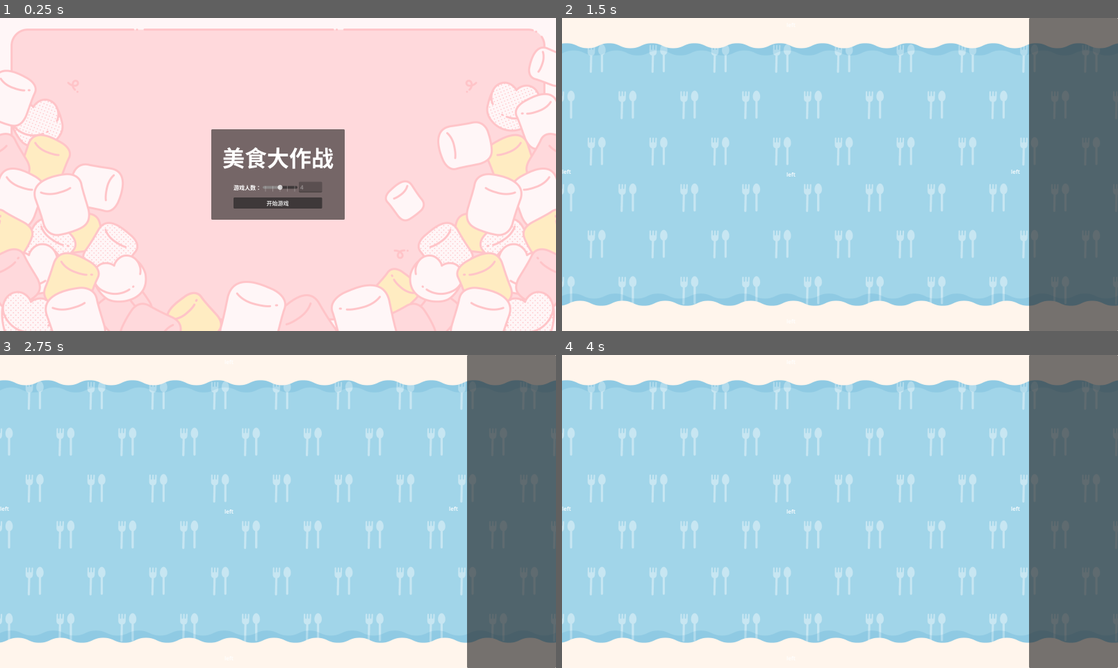
Above: before the commit, frames 1-4 (two rows, left to right).
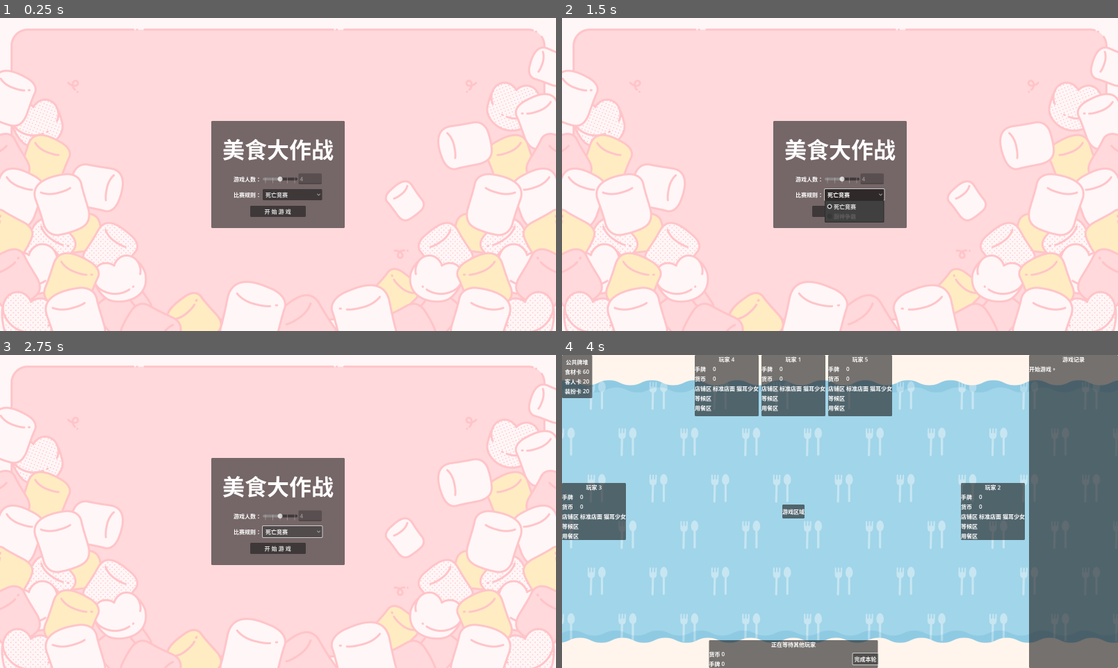
Above: after the commit, the same moments.

Repository: LautskyStudio/FoodCombat
Game: Godot game, scene res://scenes/home_screen.tscn
Same seed, same stepped clock (60 frames per second), same inputs: the game is played once before the commit and once after it.
Inputs (mouse positions are in pixels of both pictures, inside the frame that each line leads up to):
- Up to frame 1 (0.25 s): no input
- Up to frame 2 (1.5 s): click (856, 193) at 0.5 s, where only the run after the commit has a clickable "死亡竞赛"; click "开始游戏" (after the commit: "开 始 游 戏") at 1.25 s
- Up to frame 3 (2.75 s): click (294, 530) at 2 s, where only the run after the commit has a clickable "死亡竞赛"
- Up to frame 4 (4 s): click (840, 549) at 2.75 s, where only the run after the commit has a clickable "开 始 游 戏"; click (867, 658) at 3.5 s, where only the run after the commit has a clickable "完成本轮"

The runs differ from the first frame. In frame 1, 3.6% of the frame differs, in the area x 38-62%, y 32-68%; in frame 2, 94%, in the area x 0-100%, y 0-100%; in frame 3, 94%; in frame 4, 15%.

Commit message:
Hello, world!

Diff:
--- /dev/null
+++ b/autoloads/log.gd
@@ -0,0 +1,12 @@
+extends Node
+
+
+signal logged(message: String)
+
+
+var logs := []
+
+
+func push(message: String) -> void:
+	logs.push_back(message)
+	logged.emit(message)
--- a/autoloads/settings.gd
+++ b/autoloads/settings.gd
@@ -1,3 +1,4 @@
 extends Node
 
+
 var player_number := 4
--- /dev/null
+++ b/components/log_container.gd
@@ -0,0 +1,17 @@
+extends PanelContainer
+
+
+func _ready() -> void:
+	Log.logged.connect(_on_logged)
+	%LabelTemplate.hide()
+
+
+func _on_logged(message: String) -> void:
+	_add_log(message)
+
+
+func _add_log(message) -> void:
+	var label = %LabelTemplate.duplicate()
+	label.visible = true
+	label.text = message
+	%LogList.add_child(label)
--- /dev/null
+++ b/components/log_container.tscn
@@ -0,0 +1,34 @@
+[gd_scene load_steps=2 format=3 uid="uid://dpkj567j034ee"]
+
+[ext_resource type="Script" path="res://components/log_container.gd" id="1_nhgfy"]
+
+[node name="LogContainer" type="PanelContainer"]
+custom_minimum_size = Vector2(256, 0)
+anchors_preset = 9
+anchor_bottom = 1.0
+grow_vertical = 2
+script = ExtResource("1_nhgfy")
+
+[node name="VBoxContainer" type="VBoxContainer" parent="."]
+layout_mode = 2
+
+[node name="Label" type="Label" parent="VBoxContainer"]
+layout_mode = 2
+text = "游戏记录"
+horizontal_alignment = 1
+
+[node name="ScrollContainer" type="ScrollContainer" parent="VBoxContainer"]
+layout_mode = 2
+size_flags_vertical = 3
+
+[node name="LogList" type="VBoxContainer" parent="VBoxContainer/ScrollContainer"]
+unique_name_in_owner = true
+layout_mode = 2
+size_flags_horizontal = 3
+size_flags_vertical = 3
+
+[node name="LabelTemplate" type="Label" parent="VBoxContainer/ScrollContainer/LogList"]
+unique_name_in_owner = true
+layout_mode = 2
+text = "这是一条示例日志条目。"
+autowrap_mode = 3
--- a/models/base/card.gd
+++ b/models/base/card.gd
@@ -1,11 +1,38 @@
 @tool
+extends VBoxContainer
+class_name Card
 
-extends Control
-class_name Card
+
+signal card_selected(card: Card)
+
 
 @export var title := ""
 @export_multiline var description := ""
 
+@export var is_selected: bool:
+	set(value):
+		_is_selected = value
+		%IsSelectedCheckBox.button_pressed = value
+	get:
+		return _is_selected
+
+@export var is_highlighted: bool:
+	set(value):
+		_is_highlighted = value
+		%IsHighlightedCheckBox.button_pressed = value
+	get:
+		return _is_highlighted
+
+var _is_selected := false
+var _is_highlighted := false
+
+
 func _ready() -> void:
 	%TitleLabel.text = title
 	%DescriptionLabel.text = description
+
+	$SelectButton.connect("pressed", _on_select_button_pressed)
+
+
+func _on_select_button_pressed() -> void:
+	card_selected.emit(self)
--- a/models/base/card.tscn
+++ b/models/base/card.tscn
@@ -2,28 +2,73 @@
 
 [ext_resource type="Script" path="res://models/base/card.gd" id="1_euqif"]
 
-[node name="Card" type="Control"]
-layout_mode = 3
-anchors_preset = 0
+[node name="Card" type="VBoxContainer"]
+anchors_preset = 10
+anchor_right = 1.0
+offset_right = -1440.0
+offset_bottom = 270.0
+grow_horizontal = 2
 script = ExtResource("1_euqif")
-title = "Example Card"
-description = "This is just an example card, 蕴含着魔法力量的卡片。我们从不轻言放弃。"
+title = "示例卡片"
+description = "蕴含着美食力量的神秘卡片。"
+
+[node name="GridContainer" type="HBoxContainer" parent="."]
+layout_mode = 2
+
+[node name="HBoxContainer" type="HBoxContainer" parent="GridContainer"]
+layout_mode = 2
+size_flags_horizontal = 3
+
+[node name="Label" type="Label" parent="GridContainer/HBoxContainer"]
+layout_mode = 2
+size_flags_horizontal = 3
+text = "选中"
+
+[node name="IsSelectedCheckBox" type="CheckBox" parent="GridContainer/HBoxContainer"]
+unique_name_in_owner = true
+layout_mode = 2
+disabled = true
+
+[node name="HBoxContainer2" type="HBoxContainer" parent="GridContainer"]
+layout_mode = 2
+size_flags_horizontal = 3
+
+[node name="Label" type="Label" parent="GridContainer/HBoxContainer2"]
+layout_mode = 2
+size_flags_horizontal = 3
+text = "高亮"
+
+[node name="IsHighlightedCheckBox" type="CheckBox" parent="GridContainer/HBoxContainer2"]
+unique_name_in_owner = true
+layout_mode = 2
+disabled = true
 
 [node name="PanelContainer" type="PanelContainer" parent="."]
 custom_minimum_size = Vector2(160, 240)
-layout_mode = 0
-offset_right = 40.0
-offset_bottom = 40.0
-
-[node name="VBoxContainer" type="VBoxContainer" parent="PanelContainer"]
 layout_mode = 2
 
-[node name="TitleLabel" type="Label" parent="PanelContainer/VBoxContainer"]
+[node name="ScrollContainer" type="ScrollContainer" parent="PanelContainer"]
+layout_mode = 2
+
+[node name="VBoxContainer" type="VBoxContainer" parent="PanelContainer/ScrollContainer"]
+layout_mode = 2
+size_flags_horizontal = 3
+size_flags_vertical = 3
+
+[node name="TitleLabel" type="Label" parent="PanelContainer/ScrollContainer/VBoxContainer"]
 unique_name_in_owner = true
 layout_mode = 2
+text = "Example Card"
 horizontal_alignment = 1
 
-[node name="DescriptionLabel" type="Label" parent="PanelContainer/VBoxContainer"]
+[node name="DescriptionLabel" type="Label" parent="PanelContainer/ScrollContainer/VBoxContainer"]
 unique_name_in_owner = true
 layout_mode = 2
+text = "This is just an example card, 蕴含着魔法力量的卡片。我们从不轻言放弃。"
 autowrap_mode = 3
+
+[node name="SelectButton" type="Button" parent="."]
+custom_minimum_size = Vector2(60, 0)
+layout_mode = 2
+size_flags_horizontal = 4
+text = "选择"
--- /dev/null
+++ b/models/base/state.gd
@@ -0,0 +1,17 @@
+extends Node
+class_name State
+
+
+var state_machine: StateMachine
+
+
+func _init() -> void:
+	process_mode = Node.PROCESS_MODE_DISABLED
+
+
+func _enter(_args := {}) -> void:
+	pass
+
+
+func _exit() -> void:
+	pass
--- /dev/null
+++ b/models/base/state_machine.gd
@@ -0,0 +1,32 @@
+extends Node
+class_name StateMachine
+
+
+signal transitioned(state_name: String, state: State)
+
+
+@export var initial_state := NodePath()
+@onready var state: State = get_node(initial_state)
+
+
+func _ready() -> void:
+	await owner.ready
+	for child in get_children():
+		if child as State:
+			child.state_machine = self
+	state._enter()
+
+
+func transit_to(state_name: String, args := {}):
+	if (not has_node(state_name)) or not (get_node(state_name) as State):
+		push_error("State {%s} is not a valid state." % state_name)
+		return
+
+	var next_state: State = get_node(state_name)
+	state._exit()
+	state.process_mode = Node.PROCESS_MODE_DISABLED
+	state = next_state
+	state._enter(args)
+	state.process_mode = Node.PROCESS_MODE_ALWAYS
+
+	transitioned.emit(state_name, state)
--- /dev/null
+++ b/models/card_set/customers.tscn
@@ -0,0 +1,3 @@
+[gd_scene format=3 uid="uid://df7etlgmn8xsv"]
+
+[node name="customers" type="Node"]
--- /dev/null
+++ b/models/card_set/decorations.tscn
@@ -0,0 +1,3 @@
+[gd_scene format=3 uid="uid://bqies5tedksve"]
+
+[node name="decorations" type="Node"]
--- /dev/null
+++ b/models/card_set/foods.tscn
@@ -0,0 +1,3 @@
+[gd_scene format=3 uid="uid://6740g1sn1rfb"]
+
+[node name="foods" type="Node"]
--- /dev/null
+++ b/models/card_set/materials.tscn
@@ -0,0 +1,3 @@
+[gd_scene format=3 uid="uid://bpcmxcqvlpwbw"]
+
+[node name="materials" type="Node"]
--- /dev/null
+++ b/models/player/player.gd
@@ -0,0 +1,5 @@
+extends Node
+
+
+var hand_cards = []
+var hand_cards_dict = {}
--- a/project.godot
+++ b/project.godot
@@ -21,6 +21,7 @@
 [autoload]
 
 Settings="*res://autoloads/settings.gd"
+Log="*res://autoloads/log.gd"
 
 [display]
 
--- a/scenes/home_screen.tscn
+++ b/scenes/home_screen.tscn
@@ -57,14 +57,18 @@
 layout_mode = 2
 size_flags_horizontal = 4
 
-[node name="HBoxContainer" type="HBoxContainer" parent="PanelContainer/MarginContainer/VBoxContainer/VBoxContainer"]
+[node name="GridContainer" type="GridContainer" parent="PanelContainer/MarginContainer/VBoxContainer/VBoxContainer"]
 layout_mode = 2
+columns = 2
 
-[node name="Label" type="Label" parent="PanelContainer/MarginContainer/VBoxContainer/VBoxContainer/HBoxContainer"]
+[node name="Label" type="Label" parent="PanelContainer/MarginContainer/VBoxContainer/VBoxContainer/GridContainer"]
 layout_mode = 2
 text = "游戏人数："
 
-[node name="PlayerNumberSlider" type="HSlider" parent="PanelContainer/MarginContainer/VBoxContainer/VBoxContainer/HBoxContainer"]
+[node name="HBoxContainer" type="HBoxContainer" parent="PanelContainer/MarginContainer/VBoxContainer/VBoxContainer/GridContainer"]
+layout_mode = 2
+
+[node name="PlayerNumberSlider" type="HSlider" parent="PanelContainer/MarginContainer/VBoxContainer/VBoxContainer/GridContainer/HBoxContainer"]
 unique_name_in_owner = true
 custom_minimum_size = Vector2(100, 50)
 layout_mode = 2
@@ -75,14 +79,31 @@
 tick_count = 5
 ticks_on_borders = true
 
-[node name="PlayerNumberLineEdit" type="LineEdit" parent="PanelContainer/MarginContainer/VBoxContainer/VBoxContainer/HBoxContainer"]
+[node name="PlayerNumberLineEdit" type="LineEdit" parent="PanelContainer/MarginContainer/VBoxContainer/VBoxContainer/GridContainer/HBoxContainer"]
 unique_name_in_owner = true
 layout_mode = 2
+size_flags_horizontal = 4
 size_flags_vertical = 4
 text = "2"
 editable = false
 
-[node name="StartGameButton" type="Button" parent="PanelContainer/MarginContainer/VBoxContainer/VBoxContainer"]
+[node name="Label2" type="Label" parent="PanelContainer/MarginContainer/VBoxContainer/VBoxContainer/GridContainer"]
+layout_mode = 2
+text = "比赛规则："
+
+[node name="MenuButton" type="OptionButton" parent="PanelContainer/MarginContainer/VBoxContainer/VBoxContainer/GridContainer"]
+layout_mode = 2
+item_count = 2
+selected = 0
+popup/item_0/text = "死亡竞赛"
+popup/item_0/id = 0
+popup/item_1/text = "厨神争霸"
+popup/item_1/id = 1
+popup/item_1/disabled = true
+
+[node name="StartGameButton" type="Button" parent="PanelContainer/MarginContainer/VBoxContainer"]
 unique_name_in_owner = true
+custom_minimum_size = Vector2(160, 0)
 layout_mode = 2
-text = "开始游戏"
+size_flags_horizontal = 4
+text = "开 始 游 戏"
--- /dev/null
+++ b/scenes/play_screen.gd
@@ -0,0 +1,8 @@
+@tool
+extends Control
+class_name PlayScreen
+
+
+func _ready() -> void:
+	if not Engine.is_editor_hint():
+		Log.push("开始游戏。")
--- a/scenes/play_screen.tscn
+++ b/scenes/play_screen.tscn
@@ -1,6 +1,15 @@
-[gd_scene load_steps=2 format=3 uid="uid://bpr4wm5ery3w5"]
-
+[gd_scene load_steps=11 format=3 uid="uid://bpr4wm5ery3w5"]
+
+[ext_resource type="Script" path="res://scenes/play_screen.gd" id="1_q04vv"]
 [ext_resource type="Texture2D" uid="uid://c1cgechtmkqv0" path="res://assets/sozaino.site/syokuji28.png" id="1_u2ltd"]
+[ext_resource type="PackedScene" uid="uid://dpkj567j034ee" path="res://components/log_container.tscn" id="2_622vs"]
+[ext_resource type="PackedScene" uid="uid://yyqunreoj5xc" path="res://scenes/play_screen/slim_player_area.tscn" id="3_el8os"]
+[ext_resource type="Script" path="res://scenes/play_screen/game_state_machine.gd" id="3_w8vy1"]
+[ext_resource type="Script" path="res://scenes/play_screen/states/init.gd" id="4_3kvd7"]
+[ext_resource type="PackedScene" uid="uid://b0uujuxd61l2r" path="res://scenes/play_screen/player_area.tscn" id="4_g37ux"]
+[ext_resource type="Script" path="res://scenes/play_screen/states/running.gd" id="5_yecho"]
+[ext_resource type="Script" path="res://scenes/play_screen/states/pause.gd" id="6_jqbpf"]
+[ext_resource type="PackedScene" uid="uid://8qbrb1qilm5" path="res://scenes/play_screen/pause_menu.tscn" id="9_exsm3"]
 
 [node name="PlayScreen" type="Control"]
 layout_mode = 3
@@ -9,6 +18,7 @@
 anchor_bottom = 1.0
 grow_horizontal = 2
 grow_vertical = 2
+script = ExtResource("1_q04vv")
 
 [node name="Background" type="TextureRect" parent="."]
 layout_mode = 1
@@ -21,6 +31,22 @@
 expand_mode = 2
 stretch_mode = 6
 
+[node name="GameStateMachine" type="Node" parent="."]
+script = ExtResource("3_w8vy1")
+initial_state = NodePath("Init")
+
+[node name="Init" type="Node" parent="GameStateMachine"]
+script = ExtResource("4_3kvd7")
+
+[node name="Running" type="Node" parent="GameStateMachine"]
+script = ExtResource("5_yecho")
+
+[node name="Pause" type="Node" parent="GameStateMachine"]
+script = ExtResource("6_jqbpf")
+
+[node name="End" type="Node" parent="GameStateMachine"]
+script = ExtResource("6_jqbpf")
+
 [node name="HUD" type="CanvasLayer" parent="."]
 
 [node name="HSplitContainer" type="HSplitContainer" parent="HUD"]
@@ -30,11 +56,11 @@
 grow_horizontal = 2
 grow_vertical = 2
 
-[node name="Control" type="Control" parent="HUD/HSplitContainer"]
+[node name="GameArea" type="Control" parent="HUD/HSplitContainer"]
 layout_mode = 2
 size_flags_horizontal = 3
 
-[node name="LeftPlayerContainer" type="VBoxContainer" parent="HUD/HSplitContainer/Control"]
+[node name="LeftPlayerContainer" type="PanelContainer" parent="HUD/HSplitContainer/GameArea"]
 layout_mode = 1
 anchors_preset = 4
 anchor_top = 0.5
@@ -45,26 +71,47 @@
 grow_vertical = 2
 size_flags_horizontal = 0
 
-[node name="Label" type="Label" parent="HUD/HSplitContainer/Control/LeftPlayerContainer"]
-layout_mode = 2
-text = "left"
-
-[node name="TopPlayerContainer" type="HBoxContainer" parent="HUD/HSplitContainer/Control"]
+[node name="SlimPlayerArea1" parent="HUD/HSplitContainer/GameArea/LeftPlayerContainer" instance=ExtResource("3_el8os")]
+unique_name_in_owner = true
+layout_mode = 2
+player_name = "玩家 3"
+
+[node name="TopPlayerContainer" type="HBoxContainer" parent="HUD/HSplitContainer/GameArea"]
 layout_mode = 1
 anchors_preset = 5
 anchor_left = 0.5
 anchor_right = 0.5
-offset_left = -20.0
-offset_right = 20.0
-offset_bottom = 40.0
-grow_horizontal = 2
-theme_override_constants/separation = 16
-
-[node name="top" type="Label" parent="HUD/HSplitContainer/Control/TopPlayerContainer"]
-layout_mode = 2
-text = "left"
-
-[node name="RightPlayerContainer" type="VBoxContainer" parent="HUD/HSplitContainer/Control"]
+offset_left = -31.0
+offset_right = 31.0
+offset_bottom = 176.0
+grow_horizontal = 2
+theme_override_constants/separation = 8
+
+[node name="PanelContainer" type="PanelContainer" parent="HUD/HSplitContainer/GameArea/TopPlayerContainer"]
+layout_mode = 2
+
+[node name="SlimPlayerArea2" parent="HUD/HSplitContainer/GameArea/TopPlayerContainer/PanelContainer" instance=ExtResource("3_el8os")]
+unique_name_in_owner = true
+layout_mode = 2
+player_name = "玩家 4"
+
+[node name="PanelContainer2" type="PanelContainer" parent="HUD/HSplitContainer/GameArea/TopPlayerContainer"]
+layout_mode = 2
+
+[node name="SlimPlayerArea3" parent="HUD/HSplitContainer/GameArea/TopPlayerContainer/PanelContainer2" instance=ExtResource("3_el8os")]
+unique_name_in_owner = true
+layout_mode = 2
+player_name = "玩家 1"
+
+[node name="PanelContainer3" type="PanelContainer" parent="HUD/HSplitContainer/GameArea/TopPlayerContainer"]
+layout_mode = 2
+
+[node name="SlimPlayerArea4" parent="HUD/HSplitContainer/GameArea/TopPlayerContainer/PanelContainer3" instance=ExtResource("3_el8os")]
+unique_name_in_owner = true
+layout_mode = 2
+player_name = "玩家 5"
+
+[node name="RightPlayerContainer" type="PanelContainer" parent="HUD/HSplitContainer/GameArea"]
 layout_mode = 1
 anchors_preset = 6
 anchor_left = 1.0
@@ -77,11 +124,12 @@
 grow_horizontal = 0
 grow_vertical = 2
 
-[node name="right" type="Label" parent="HUD/HSplitContainer/Control/RightPlayerContainer"]
-layout_mode = 2
-text = "left"
-
-[node name="PublicCardDeckContainer" type="HBoxContainer" parent="HUD/HSplitContainer/Control"]
+[node name="SlimPlayerArea5" parent="HUD/HSplitContainer/GameArea/RightPlayerContainer" instance=ExtResource("3_el8os")]
+unique_name_in_owner = true
+layout_mode = 2
+player_name = "玩家 2"
+
+[node name="CenterContainer" type="PanelContainer" parent="HUD/HSplitContainer/GameArea"]
 layout_mode = 1
 anchors_preset = 8
 anchor_left = 0.5
@@ -95,12 +143,12 @@
 grow_horizontal = 2
 grow_vertical = 2
 
-[node name="deck" type="Label" parent="HUD/HSplitContainer/Control/PublicCardDeckContainer"]
+[node name="DeckLabel" type="Label" parent="HUD/HSplitContainer/GameArea/CenterContainer"]
 layout_mode = 2
 size_flags_horizontal = 4
-text = "left"
-
-[node name="BottomPlayerContainer" type="VBoxContainer" parent="HUD/HSplitContainer/Control"]
+text = "游戏区域"
+
+[node name="BottomPlayerContainer" type="PanelContainer" parent="HUD/HSplitContainer/GameArea"]
 layout_mode = 1
 anchors_preset = 7
 anchor_left = 0.5
@@ -113,10 +161,63 @@
 grow_horizontal = 2
 grow_vertical = 0
 
-[node name="bottom" type="Label" parent="HUD/HSplitContainer/Control/BottomPlayerContainer"]
-layout_mode = 2
-text = "left"
-
-[node name="LogContainer" type="PanelContainer" parent="HUD/HSplitContainer"]
-custom_minimum_size = Vector2(256, 0)
-layout_mode = 2
+[node name="PlayerArea" parent="HUD/HSplitContainer/GameArea/BottomPlayerContainer" instance=ExtResource("4_g37ux")]
+layout_mode = 2
+
+[node name="PublicCardDeckContainer" type="PanelContainer" parent="HUD/HSplitContainer/GameArea"]
+unique_name_in_owner = true
+layout_mode = 1
+offset_right = 40.0
+offset_bottom = 40.0
+
+[node name="MarginContainer" type="MarginContainer" parent="HUD/HSplitContainer/GameArea/PublicCardDeckContainer"]
+layout_mode = 2
+theme_override_constants/margin_left = 8
+theme_override_constants/margin_top = 8
+theme_override_constants/margin_right = 8
+theme_override_constants/margin_bottom = 8
+
+[node name="VBoxContainer" type="VBoxContainer" parent="HUD/HSplitContainer/GameArea/PublicCardDeckContainer/MarginContainer"]
+layout_mode = 2
+
+[node name="Label" type="Label" parent="HUD/HSplitContainer/GameArea/PublicCardDeckContainer/MarginContainer/VBoxContainer"]
+layout_mode = 2
+text = "公共牌堆"
+horizontal_alignment = 1
+
+[node name="GridContainer" type="GridContainer" parent="HUD/HSplitContainer/GameArea/PublicCardDeckContainer/MarginContainer/VBoxContainer"]
+layout_mode = 2
+columns = 2
+
+[node name="Label" type="Label" parent="HUD/HSplitContainer/GameArea/PublicCardDeckContainer/MarginContainer/VBoxContainer/GridContainer"]
+layout_mode = 2
+text = "食材卡"
+
+[node name="MaterialCardCountLabel" type="Label" parent="HUD/HSplitContainer/GameArea/PublicCardDeckContainer/MarginContainer/VBoxContainer/GridContainer"]
+unique_name_in_owner = true
+layout_mode = 2
+text = "60"
+
+[node name="Label3" type="Label" parent="HUD/HSplitContainer/GameArea/PublicCardDeckContainer/MarginContainer/VBoxContainer/GridContainer"]
+layout_mode = 2
+text = "客人卡"
+
+[node name="CustomerCardCountLabel" type="Label" parent="HUD/HSplitContainer/GameArea/PublicCardDeckContainer/MarginContainer/VBoxContainer/GridContainer"]
+unique_name_in_owner = true
+layout_mode = 2
+text = "20"
+
+[node name="Label5" type="Label" parent="HUD/HSplitContainer/GameArea/PublicCardDeckContainer/MarginContainer/VBoxContainer/GridContainer"]
+layout_mode = 2
+text = "装扮卡"
+
+[node name="DecorationCardCountLabel" type="Label" parent="HUD/HSplitContainer/GameArea/PublicCardDeckContainer/MarginContainer/VBoxContainer/GridContainer"]
+unique_name_in_owner = true
+layout_mode = 2
+text = "20"
+
+[node name="PauseMenu" parent="HUD/HSplitContainer/GameArea" instance=ExtResource("9_exsm3")]
+unique_name_in_owner = true
+
+[node name="LogContainer" parent="HUD/HSplitContainer" instance=ExtResource("2_622vs")]
+layout_mode = 2
--- /dev/null
+++ b/scenes/play_screen/game_state.gd
@@ -0,0 +1,2 @@
+extends State
+class_name GameState
--- /dev/null
+++ b/scenes/play_screen/game_state_machine.gd
@@ -0,0 +1,2 @@
+extends StateMachine
+class_name GameStatemachine
--- /dev/null
+++ b/scenes/play_screen/pause_menu.gd
@@ -0,0 +1,9 @@
+extends Popup
+
+
+func _ready() -> void:
+	%ReturnToHomeScreenButton.connect("pressed", _return_to_home_screen)
+
+
+func _return_to_home_screen() -> void:
+	get_tree().change_scene_to_file("res://scenes/home_screen.tscn")
--- /dev/null
+++ b/scenes/play_screen/pause_menu.tscn
@@ -0,0 +1,20 @@
+[gd_scene load_steps=2 format=3 uid="uid://8qbrb1qilm5"]
+
+[ext_resource type="Script" path="res://scenes/play_screen/pause_menu.gd" id="1_8ge0u"]
+
+[node name="PauseMenu" type="Popup"]
+visible = true
+script = ExtResource("1_8ge0u")
+
+[node name="VBoxContainer" type="VBoxContainer" parent="."]
+offset_right = 40.0
+offset_bottom = 40.0
+
+[node name="ReturnToHomeScreenButton" type="Button" parent="VBoxContainer"]
+unique_name_in_owner = true
+layout_mode = 2
+text = "返回主菜单"
+
+[node name="CancelButton" type="Button" parent="VBoxContainer"]
+layout_mode = 2
+text = "取消"
--- /dev/null
+++ b/scenes/play_screen/player_area.tscn
@@ -0,0 +1,49 @@
+[gd_scene format=3 uid="uid://b0uujuxd61l2r"]
+
+[node name="PlayerArea" type="VBoxContainer"]
+alignment = 1
+
+[node name="StateLabel" type="Label" parent="."]
+unique_name_in_owner = true
+layout_mode = 2
+text = "正在等待其他玩家"
+horizontal_alignment = 1
+vertical_alignment = 1
+
+[node name="HBoxContainer" type="HBoxContainer" parent="."]
+layout_mode = 2
+
+[node name="GridContainer" type="GridContainer" parent="HBoxContainer"]
+layout_mode = 2
+columns = 2
+
+[node name="Label" type="Label" parent="HBoxContainer/GridContainer"]
+layout_mode = 2
+text = "货币"
+
+[node name="CoinNumberLabel" type="Label" parent="HBoxContainer/GridContainer"]
+unique_name_in_owner = true
+layout_mode = 2
+text = "0"
+
+[node name="Label3" type="Label" parent="HBoxContainer/GridContainer"]
+layout_mode = 2
+text = "手牌"
+
+[node name="HandCardNumberLabel" type="Label" parent="HBoxContainer/GridContainer"]
+unique_name_in_owner = true
+layout_mode = 2
+text = "0"
+
+[node name="ScrollContainer" type="ScrollContainer" parent="HBoxContainer"]
+custom_minimum_size = Vector2(360, 0)
+layout_mode = 2
+
+[node name="HBoxContainer" type="HBoxContainer" parent="HBoxContainer/ScrollContainer"]
+layout_mode = 2
+
+[node name="EndTurnButton" type="Button" parent="HBoxContainer"]
+unique_name_in_owner = true
+layout_mode = 2
+size_flags_vertical = 4
+text = "完成本轮"
--- /dev/null
+++ b/scenes/play_screen/slim_player_area.gd
@@ -0,0 +1,9 @@
+@tool
+extends VBoxContainer
+
+
+@export var player_name := "玩家"
+
+
+func _ready() -> void:
+	%PlayerNameLabel.text = player_name
--- /dev/null
+++ b/scenes/play_screen/slim_player_area.tscn
@@ -0,0 +1,80 @@
+[gd_scene load_steps=2 format=3 uid="uid://yyqunreoj5xc"]
+
+[ext_resource type="Script" path="res://scenes/play_screen/slim_player_area.gd" id="1_obxim"]
+
+[node name="SlimPlayerArea" type="VBoxContainer"]
+script = ExtResource("1_obxim")
+
+[node name="PlayerNameLabel" type="Label" parent="."]
+unique_name_in_owner = true
+layout_mode = 2
+text = "玩家"
+horizontal_alignment = 1
+
+[node name="GridContainer" type="GridContainer" parent="."]
+layout_mode = 2
+columns = 2
+
+[node name="Label5" type="Label" parent="GridContainer"]
+layout_mode = 2
+tooltip_text = "店铺卡、装扮卡（最多同时装备三张，每种类型限一张）"
+mouse_filter = 1
+text = "手牌"
+
+[node name="HandCardNumberLabel" type="Label" parent="GridContainer"]
+unique_name_in_owner = true
+layout_mode = 2
+tooltip_text = "店铺卡、装扮卡（最多同时装备三张，每种类型限一张）"
+mouse_filter = 1
+text = "0"
+
+[node name="Label4" type="Label" parent="GridContainer"]
+layout_mode = 2
+text = "货币"
+
+[node name="CoinNumberLabel" type="Label" parent="GridContainer"]
+unique_name_in_owner = true
+layout_mode = 2
+tooltip_text = "店铺卡、装扮卡（最多同时装备三张，每种类型限一张）"
+mouse_filter = 1
+text = "0"
+
+[node name="Label" type="Label" parent="GridContainer"]
+layout_mode = 2
+tooltip_text = "店铺卡、装扮卡（最多同时装备三张，每种类型限一张）"
+mouse_filter = 1
+text = "店铺区"
+
+[node name="ShopCardArea" type="HBoxContainer" parent="GridContainer"]
+unique_name_in_owner = true
+layout_mode = 2
+alignment = 1
+
+[node name="Label" type="Label" parent="GridContainer/ShopCardArea"]
+layout_mode = 2
+text = "标准店面"
+
+[node name="Label2" type="Label" parent="GridContainer/ShopCardArea"]
+layout_mode = 2
+text = "猫耳少女"
+
+[node name="Label2" type="Label" parent="GridContainer"]
+layout_mode = 2
+tooltip_text = "店铺卡、装扮卡（最多同时装备三张，每种类型限一张）"
+mouse_filter = 1
+text = "等候区"
+
+[node name="WaitingArea" type="HBoxContainer" parent="GridContainer"]
+unique_name_in_owner = true
+layout_mode = 2
+
+[node name="Label3" type="Label" parent="GridContainer"]
+layout_mode = 2
+tooltip_text = "店铺卡、装扮卡（最多同时装备三张，每种类型限一张）"
+mouse_filter = 1
+text = "用餐区"
+
+[node name="EatingArea" type="HBoxContainer" parent="GridContainer"]
+unique_name_in_owner = true
+layout_mode = 2
+tooltip_text = "店铺卡、装扮卡（最多同时装备三张，每种类型限一张）"
--- /dev/null
+++ b/scenes/play_screen/states/end.gd
@@ -0,0 +1 @@
+extends GameState
--- /dev/null
+++ b/scenes/play_screen/states/init.gd
@@ -0,0 +1,5 @@
+extends GameState
+
+
+func _enter(_args := {}) -> void:
+	state_machine.transit_to('Running')
--- /dev/null
+++ b/scenes/play_screen/states/pause.gd
@@ -0,0 +1 @@
+extends GameState
--- /dev/null
+++ b/scenes/play_screen/states/running.gd
@@ -0,0 +1 @@
+extends GameState
